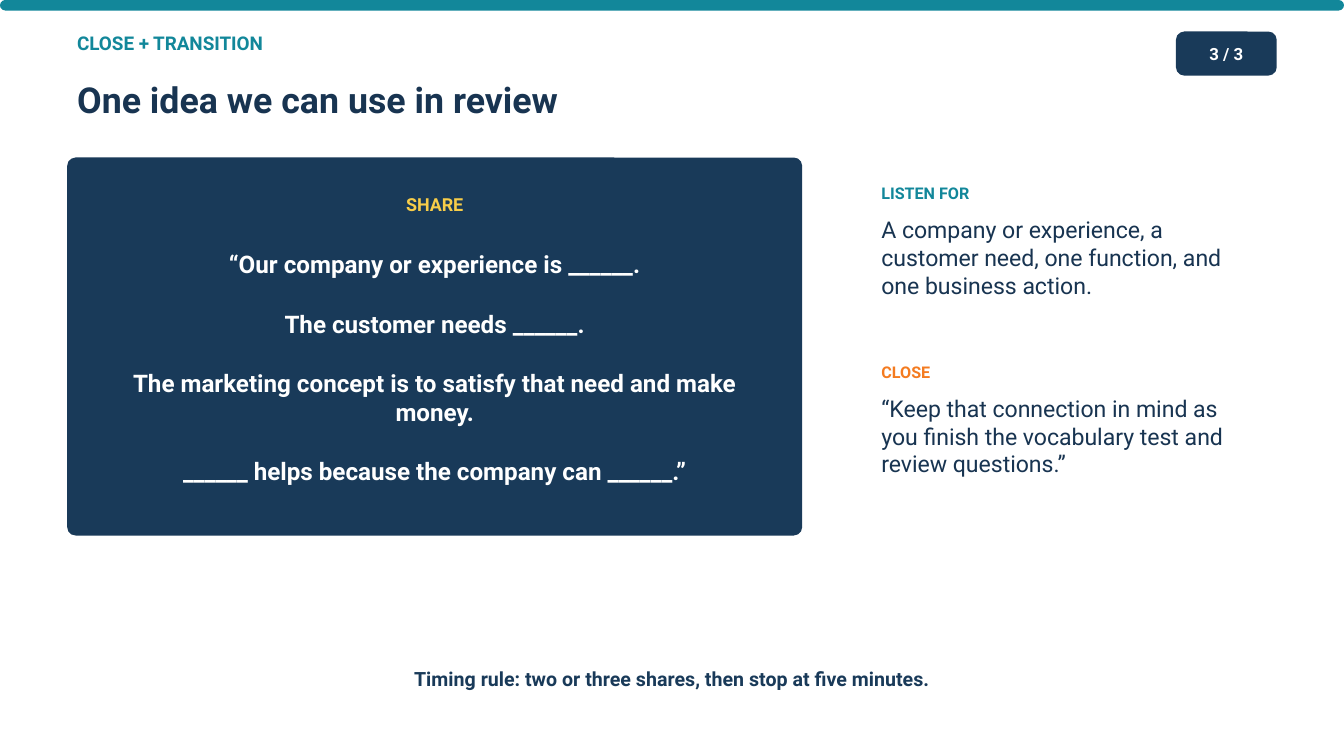
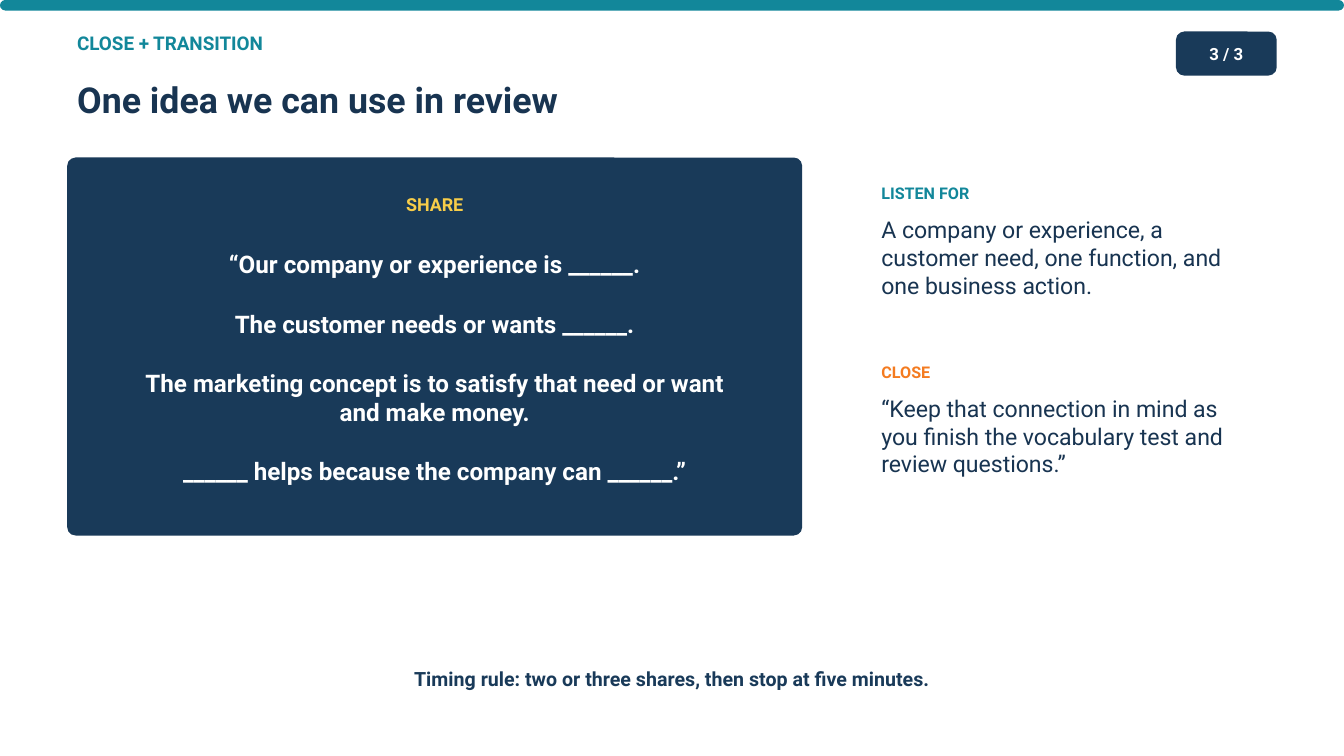
Before and after one commit to pzg8794/teaching-placement, a slide deck: slide 3 of second-placement/planning/2026-09-25-Function-in-Action-5-Minute-Icebreaker.pptx. Drawn at 1344x756 pixels with LibreOffice and Linux fonts; fonts in the diff are those of the drawing. Boxes give left, top, right and bottom in pixels: in the first picture for what was removed or moved away, otherwise in the second. Text is boxed around its words. In the diff, an @@ line names an element or a change of style, - is before the commit and + after.

Commit message:
Keep needs and wants distinct in summary

```diff
--- a/second-placement/planning/2026-09-25-Function-in-Action-5-Minute-Icebreaker.pptx
+++ b/second-placement/planning/2026-09-25-Function-in-Action-5-Minute-Icebreaker.pptx
@@ text at <box>145,315,723,426</box>: text changed @@
-The customer needs ______.
-The marketing concept is to satisfy that need and make money.
+The customer needs or wants ______.
+The marketing concept is to satisfy that need or want and make money.
```
Also in this commit, not shown: 1 other file.
